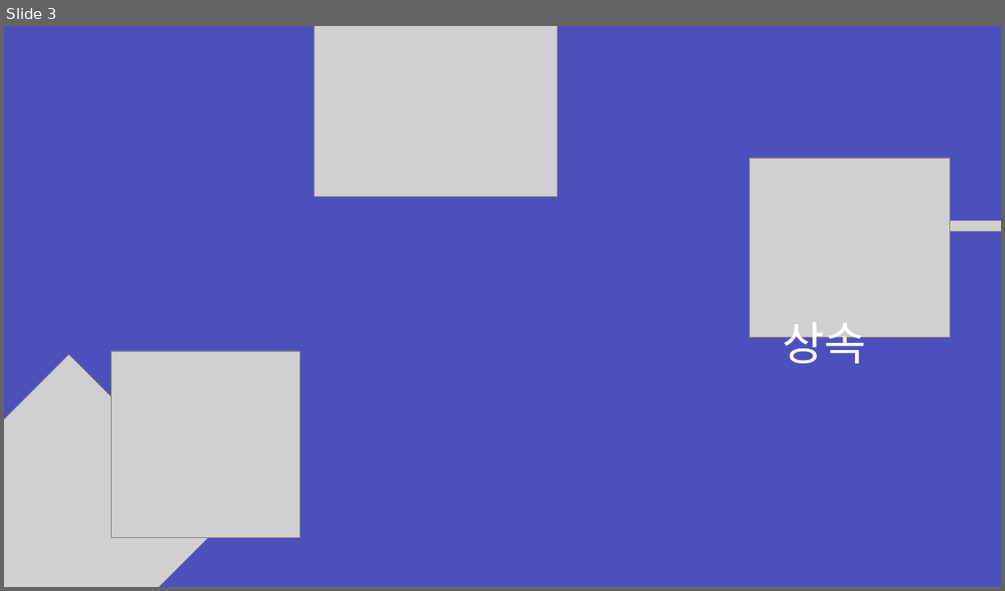
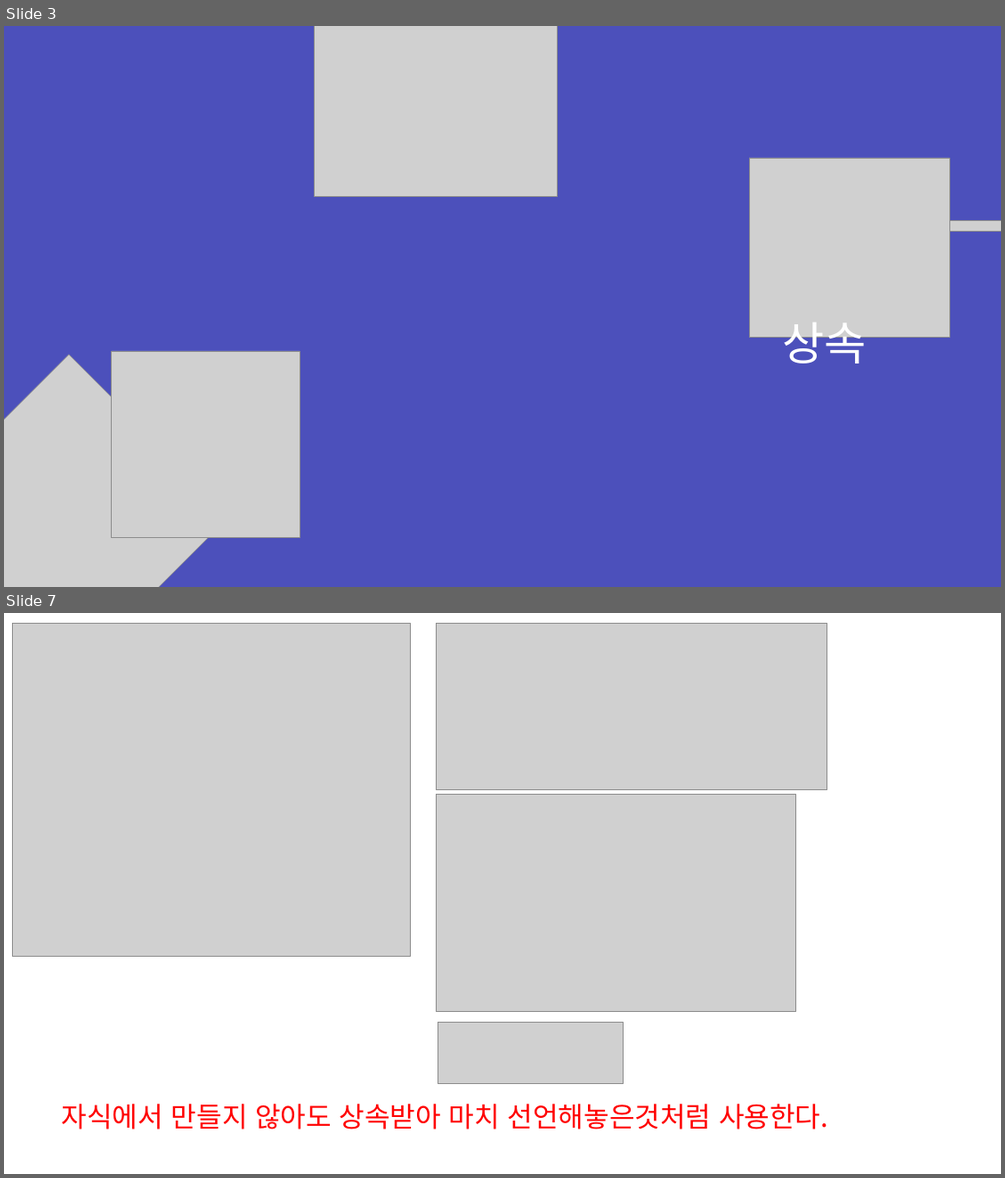
Before and after one commit to zest132/JavaLecture, a slide deck: JavaLecture/LectureFile/java 9강.pptx. Shown one above the other, each under a label of ours: slide 3 before the commit, slides 3 and 7 after it; the slides between them are not shown. The pictures are 1005x591 and 1005x1178 pixels, drawn with LibreOffice and Linux fonts; fonts in the diff are those of the drawing; grey boxes stand for pictures. Boxes give left, top, right and bottom in pixels: in the first picture for what was removed or moved away, otherwise in the second. Text is boxed around its words. In the diff, an @@ line names an element or a change of style, - is before the commit and + after.

```diff
--- a/JavaLecture/LectureFile/java 9강.pptx
+++ b/JavaLecture/LectureFile/java 9강.pptx
@@ slide 7 added at [4,613,1001,1174], background #FFFFFF @@
@@ picture added at [13,624,410,956] @@
@@ picture added at [437,624,827,789] @@
@@ picture added at [437,794,795,1011] @@
@@ picture added at [438,1022,623,1083] @@
@@ text added at [62,1103,828,1129], 40 pt, text #FF0000 @@
+자식에서 만들지 않아도 상속받아 마치 선언해놓은것처럼 사용한다.
```
Also in this commit, not shown: 1 slide changed, 42 other slides added, 24 slides removed, 7 other files.
